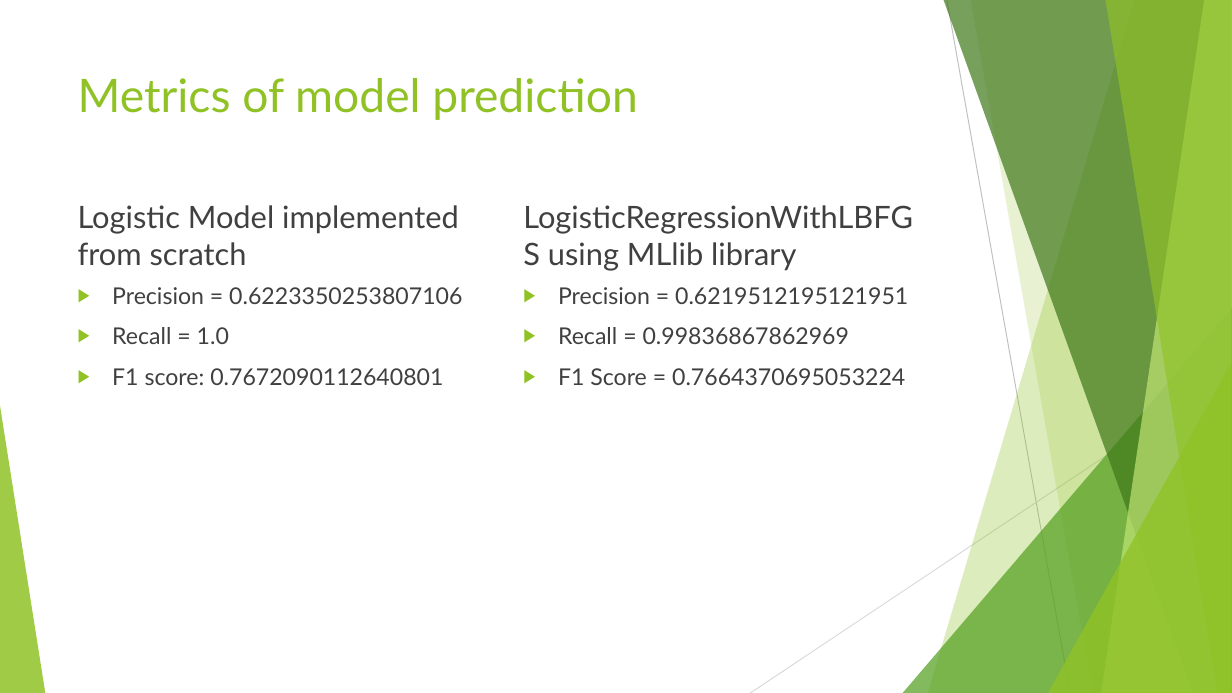
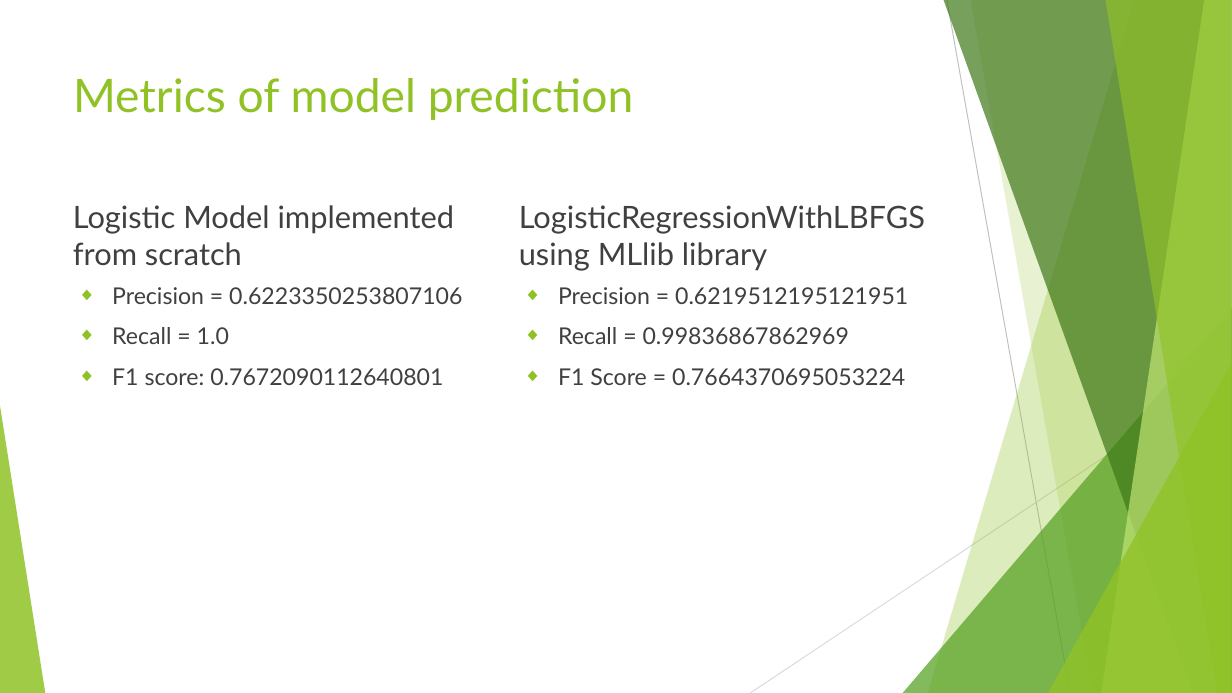
Before and after one commit to wenliangz/cs777-term-project, a slide deck: slide 11 of docs/presentation.pptx. Drawn at 1232x693 pixels with LibreOffice and Linux fonts; fonts in the diff are those of the drawing. Boxes give left, top, right and bottom in pixels: in the first picture for what was removed or moved away, otherwise in the second. Text is boxed around its words. In the diff, an @@ line names an element or a change of style, - is before the commit and + after.

```diff
--- a/docs/presentation.pptx
+++ b/docs/presentation.pptx
@@ 2 texts, 1 title: place and size @@
-2 texts, 1 title at (78, 78, 796, 271)
+2 texts, 1 title at (73, 78, 925, 271)
@@ text "Precision = 0.6223350253807106" at (112, 287, 462, 385): bullet ▶ to ◆ @@
@@ text "Precision = 0.6219512195121951" at (558, 287, 908, 385): bullet ▶ to ◆ @@
```
Also in this commit, not shown: 11 other slides changed.
